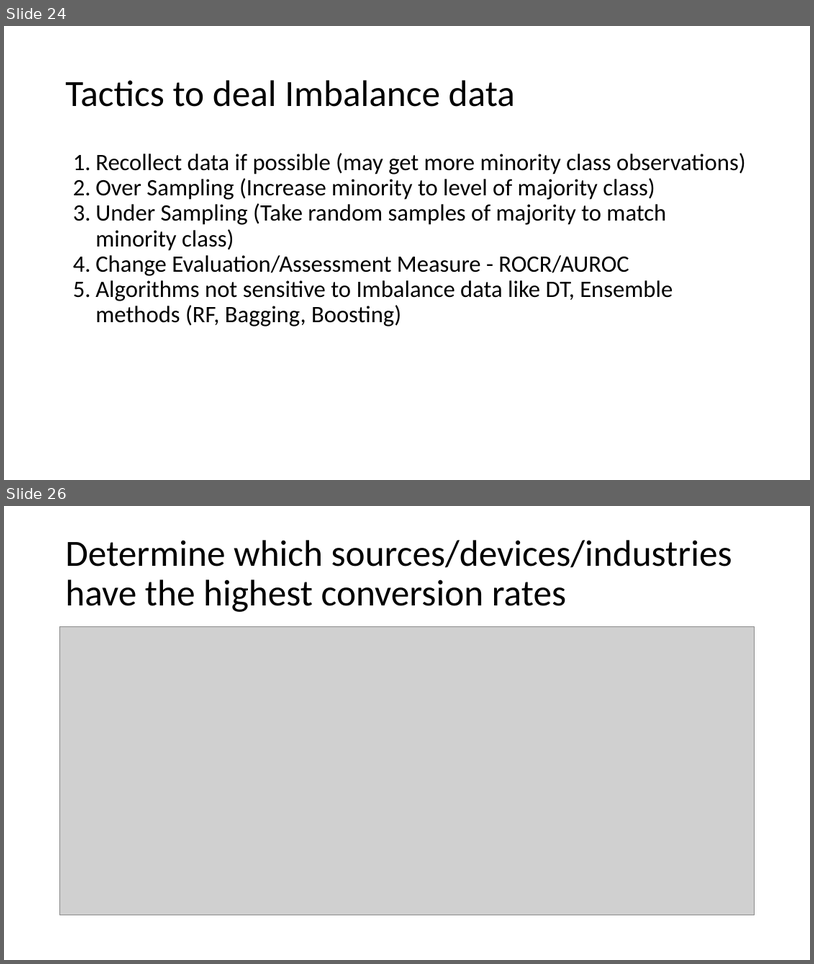
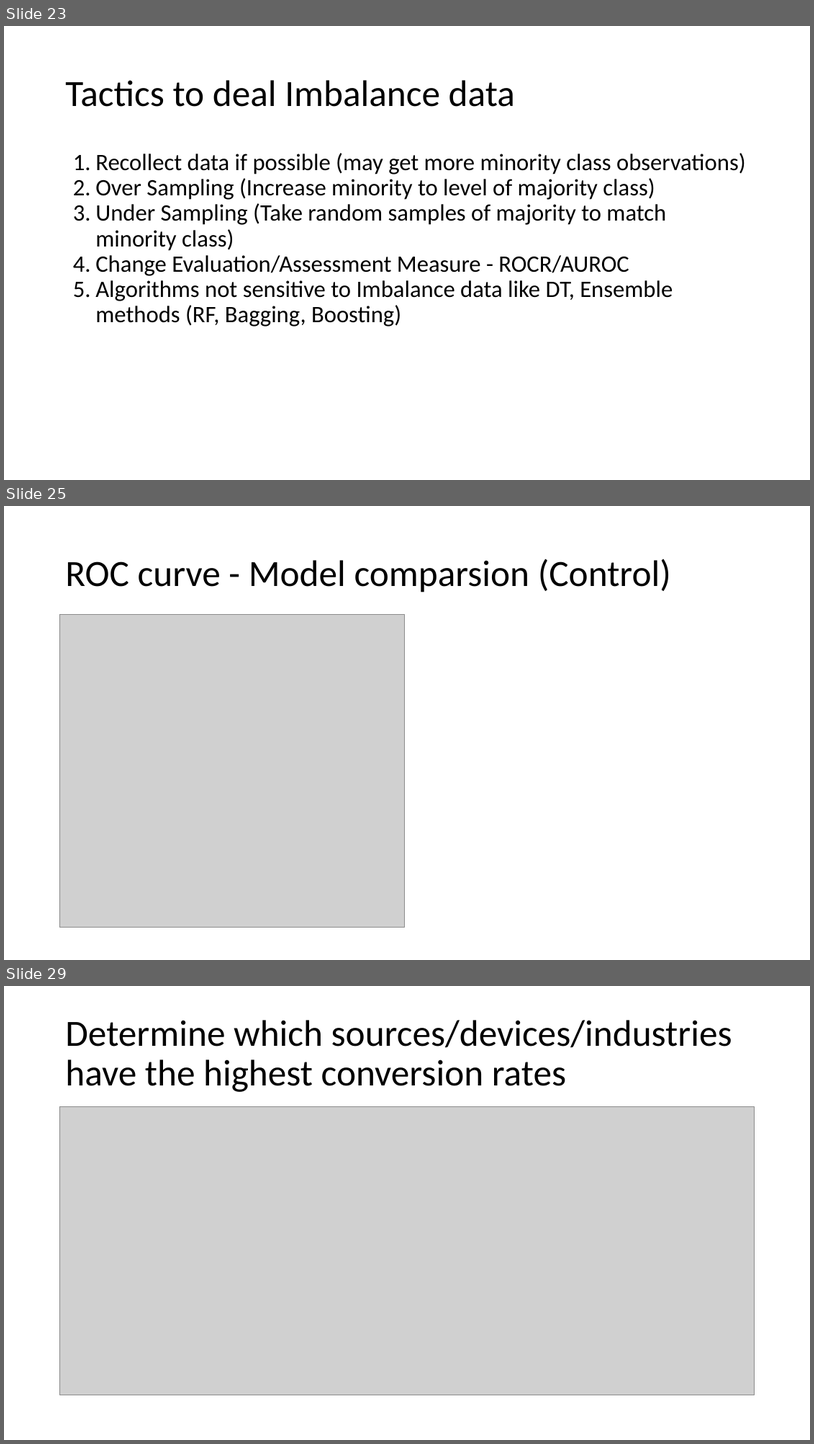
Before and after one commit to SyedNadir/freemium-ab-testing, a slide deck: documents/presentation/Final Presentation.pptx. Shown one above the other, each under a label of ours: slides 24 and 26 before the commit, slides 23, 25 and 29 after it; the slides between them are not shown. The pictures are 814x964 and 814x1444 pixels, drawn with LibreOffice and Linux fonts; fonts in the diff are those of the drawing; grey boxes stand for pictures. Boxes give left, top, right and bottom in pixels: in the first picture for what was removed or moved away, otherwise in the second. Text is boxed around its words. In the diff, an @@ line names an element or a change of style, - is before the commit and + after.

Commit message:
model comparison and selection

```diff
--- a/documents/presentation/Final Presentation.pptx
+++ b/documents/presentation/Final Presentation.pptx
@@ slide 25 added at <box>4,506,810,960</box>, background #FFFFFF @@
@@ title added at <box>65,559,671,592</box>, 44 pt, text #000000 @@
+ROC curve - Model comparsion (Control)
@@ picture added at <box>59,614,405,927</box> @@
@@ what was slide 24 is now slide 23 @@
@@ what was slide 26 is now slide 29 @@
```
Also in this commit, not shown: 5 slides changed, 2 other slides added, 13 other files.
